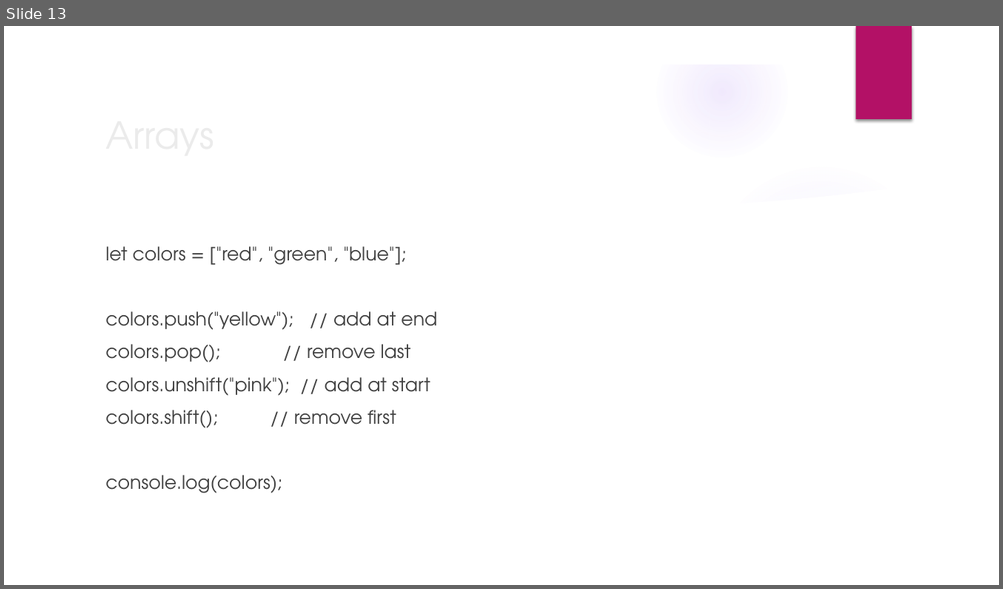
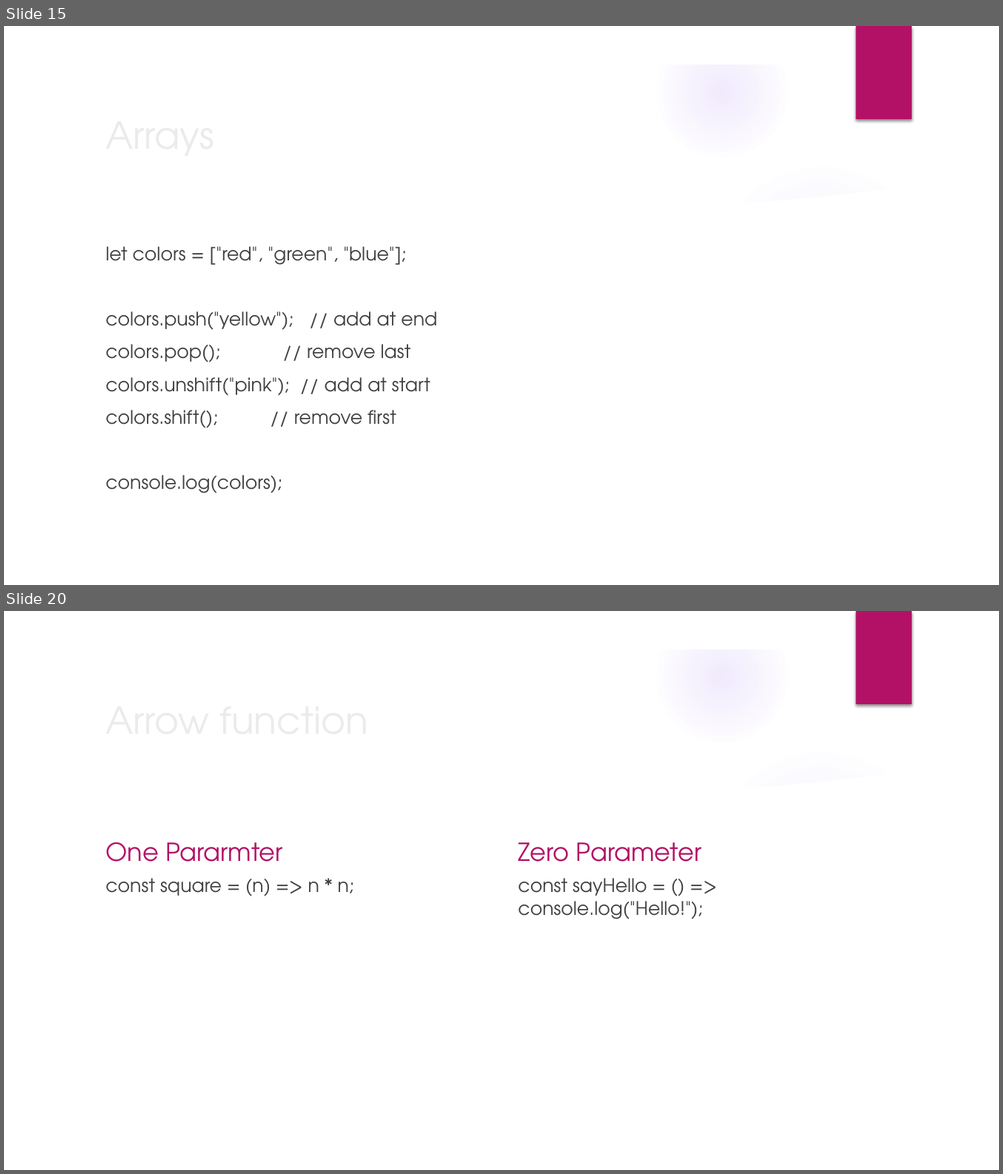
Before and after one commit to adarshrwl/Squarelabs_class, a slide deck: pdf/CSS GRID.pptx. Shown one above the other, each under a label of ours: slide 13 before the commit, slides 15 and 20 after it; the slides between them are not shown. The pictures are 1003x589 and 1003x1174 pixels, drawn with LibreOffice and Linux fonts; fonts in the diff are those of the drawing; background and template pictures are left out. Boxes give left, top, right and bottom in pixels: in the first picture for what was removed or moved away, otherwise in the second. Text is boxed around its words. In the diff, an @@ line names an element or a change of style, - is before the commit and + after.

```diff
--- a/pdf/CSS GRID.pptx
+++ b/pdf/CSS GRID.pptx
@@ slide 20 added at box(4, 611, 999, 1170), background picture (left out); not listed: 9 template elements that a slide beside it also shows @@
@@ title added at box(98, 690, 813, 748), 36 pt, text #EBEBEB @@
+Arrow function
@@ text added at box(105, 842, 283, 862), 24 pt, text #B31166 @@
+One Pararmter
@@ text added at box(518, 843, 701, 862), 24 pt, text #B31166 @@
+Zero Parameter
@@ text added at box(105, 878, 354, 897), 18 pt, text #404040 @@
+const square = (n) => n * n;
@@ text added at box(518, 878, 703, 920), 18 pt, text #404040 @@
+const sayHello = () => console.log("Hello!");
@@ what was slide 13 is now slide 15 @@
```
Also in this commit, not shown: 2 slides changed, 4 other slides added, 2 other files.
